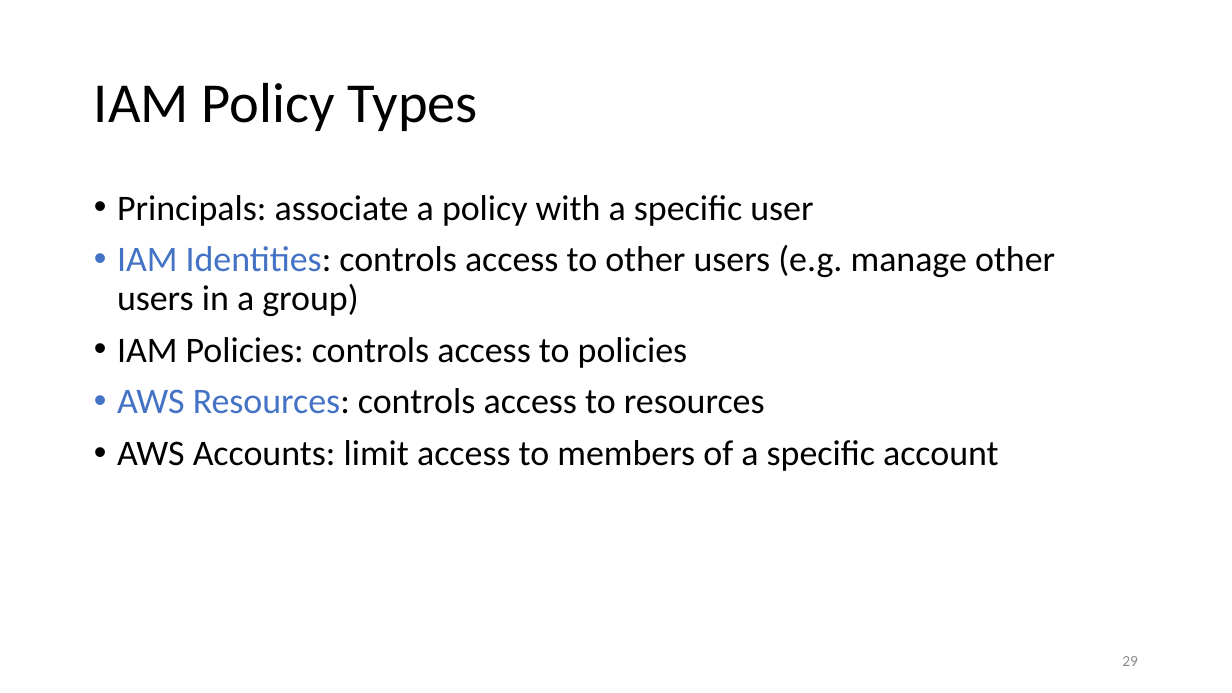
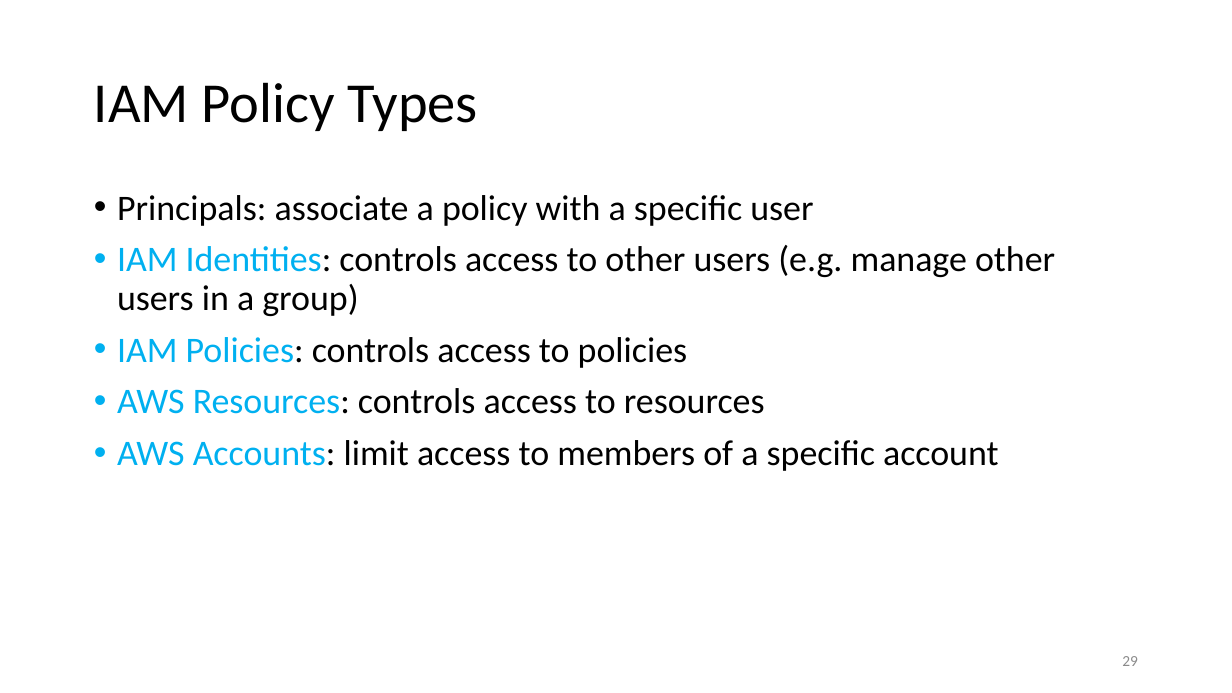
Before and after one commit to uwacsp/cits5503, a slide deck: slide 29 of Lectures/CITS5503LectureIAM.pptx. Drawn at 1232x693 pixels with LibreOffice and Linux fonts; fonts in the diff are those of the drawing. Boxes give left, top, right and bottom in pixels: in the first picture for what was removed or moved away, otherwise in the second. Text is boxed around its words. In the diff, an @@ line names an element or a change of style, - is before the commit and + after.

```diff
--- a/Lectures/CITS5503LectureIAM.pptx
+++ b/Lectures/CITS5503LectureIAM.pptx
@@ text at [117, 245, 1055, 471]: text colour #4472C4 to #00B0F0 in "IAM Identities:", "AWS Resources:"; text colour #000000 to #00B0F0 in "IAM Policies:", "AWS Accounts:" @@
```
Also in this commit, not shown: 2 other slides changed, 4 other files.
